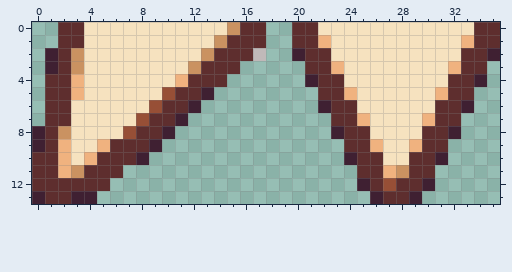
Pixel-art sprite, stored at Assets/02.Sprites/UISprites/TalkBox/BoxArrowBold.png. The first picture shows the starting point.
The file is 36x14 pixels.
The same view after the edit:
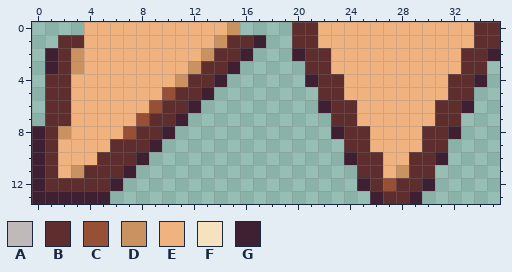
Palette (. is transparent): A #c0b9b9  B #5e2e2e  C #974f36  D #ca9261  E #f0b27f  F #f6e2bf  G #3f2032
Changes in this commit:
Changed rows in their new state; - is an unchanged pixel.
first column x 0:
 0 --..EEEEEEEEEEE-..----EEEEEEEEEEEE
 1 ----EEEEEEEEEE---G-----EEEEEEEEEE-
 2 ----EEEEEEEEE---G.-----EEEEEEEEEE-
 3 ----EEEEEEEE---G--------EEEEEEEE--
 4 ----EEEEEEED--G---------EEEEEEEE--
 5 ----EEEEEE---------------EEEEEE---
 6 ---EEEEEE----------------EEEEEE---
 7 ---EEEEE------------------EEEE----
 8 ---EEEE-------------------EEEE----
 9 ---EE----------------------EE-----
10 G--E-----------------------EE-----
11 G------G--------------------------
12 G-----G---------------------------
13 -GG--G----------------------------
